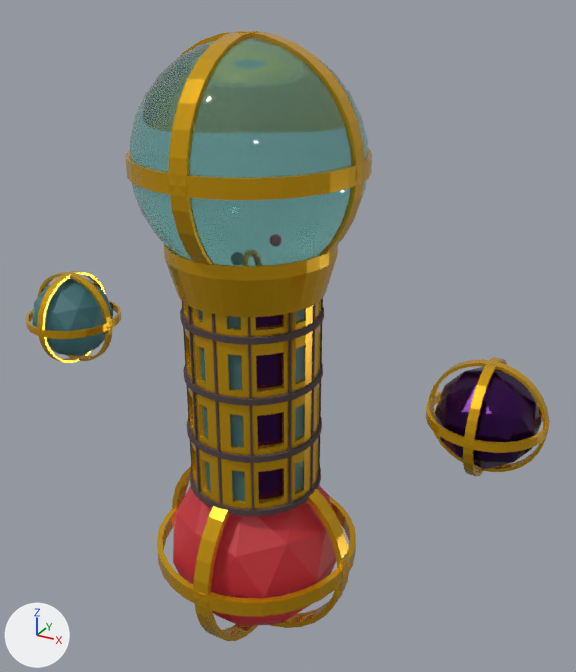
Renders of the glTF model project/web/assets/models/observatorium.glb from each side of a commit.
One viewpoint serves both versions: a 50 mm lens placed at (78.6, -119.7, 45.7), pointed at (9.0, 6.8, -17.5). The axes (+X, +Y, +Z) are drawn at lower left. The lights are the same throughout. Where no turn or scale is listed for an object, it has been applied to the vertices.
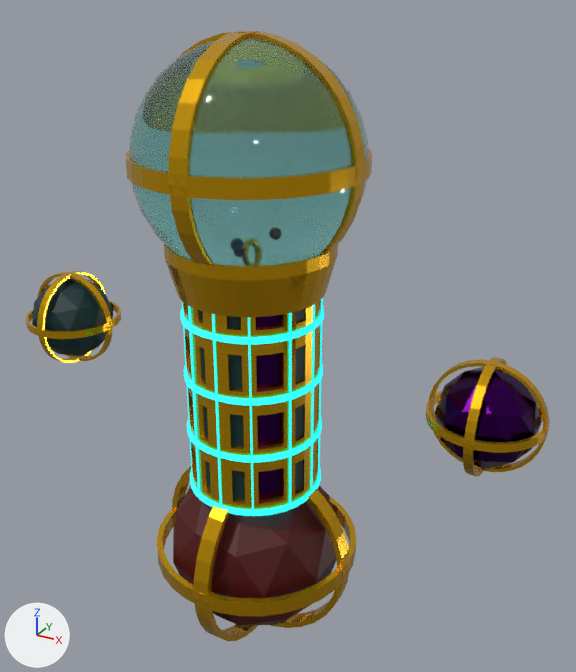
What changed in the scene script:
```text
Change mat_gold:
    mat_gold.metallic: 0.691 -> 0.894
Change mat_purple:
    mat_purple.metallic: 0.691 -> 0.971
    remove mat_purple.transmission_weight = 0.5
Change mat_light_blue:
    remove mat_light_blue.transmission_weight = 0.508
    mat_light_blue.base_color: (0.0799, 0.287, 0.319) -> (0.0, 0.0289, 0.0304)  # cyan #509299 -> dark cyan #002f31
Change mat_stone:
    add mat_stone.emission_strength = 1.0
    add mat_stone.emission_color = (0.0, 1.0, 1.0)  # cyan #00ffff
Change mat_light_blue_001:
    remove mat_light_blue_001.transmission_weight = 0.508
    mat_light_blue_001.base_color: (0.882, 0.0423, 0.0603) -> (0.0766, 0.0000795, 0.0)  # red #f13a45 -> dark red #4e0000
Change mat_glass:
    mat_glass.transmission_weight: 0.852 -> 0.916
```

Pixel boxes [x1, y1, x2, y2] of what changed, in the pictures (576 x 672 px):
'Sphere', surface changed: [129, 37, 353, 266] in both
'Cylinder', surface changed, recoloured: [180, 298, 324, 516] in both
'Cylinder.002', surface changed: [126, 31, 358, 263] in both
'Icosphere.001', recoloured, surface changed: [173, 485, 337, 626] in both
'Cylinder.004', surface changed: [157, 466, 351, 639] in both
'Cylinder.001', surface changed, recoloured: [164, 248, 331, 317] in both
'Cylinder.003', surface changed: [26, 271, 549, 474] in both
'Icosphere.002', surface changed: [435, 367, 540, 469] in both
'Icosphere', recoloured, surface changed: [32, 279, 113, 356] in both
